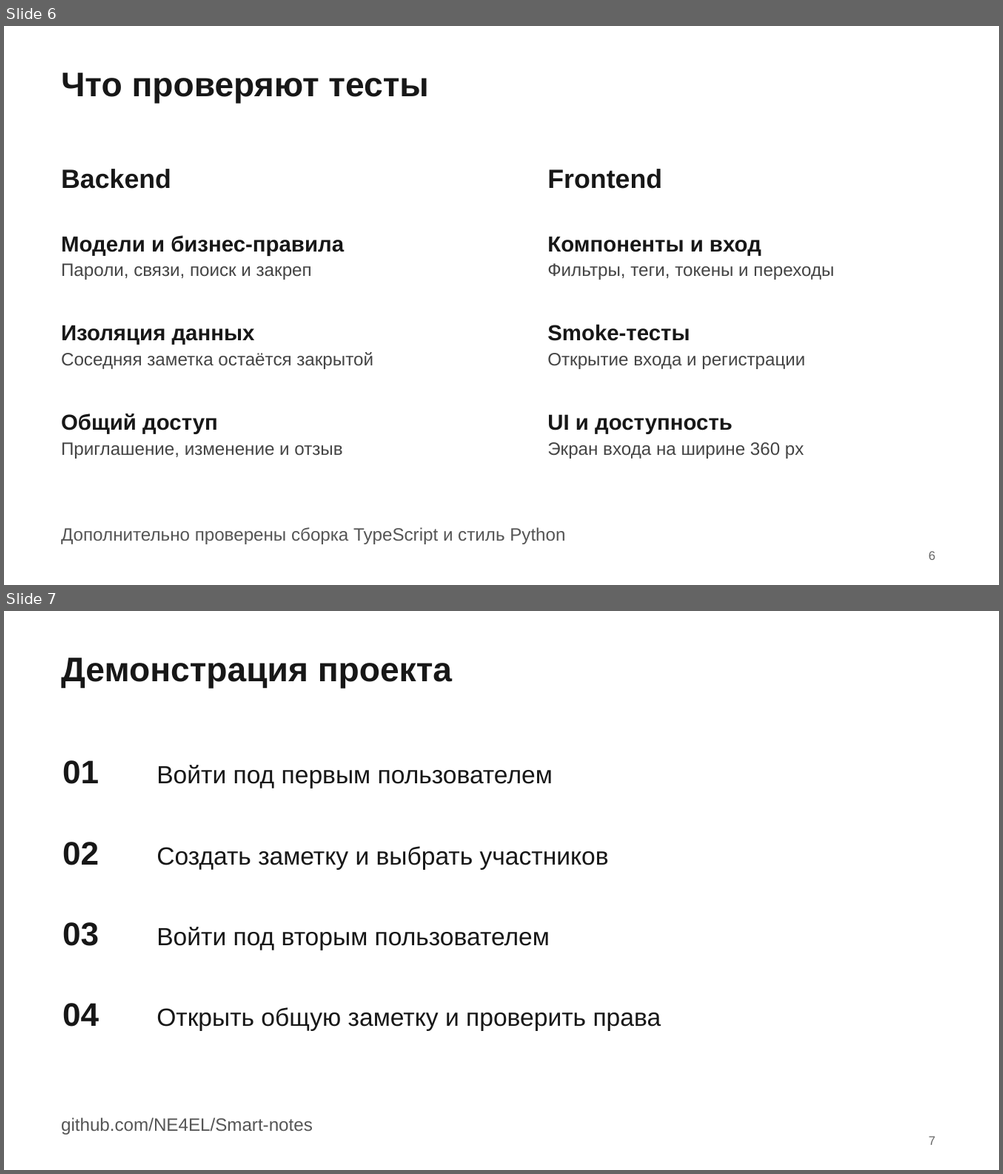
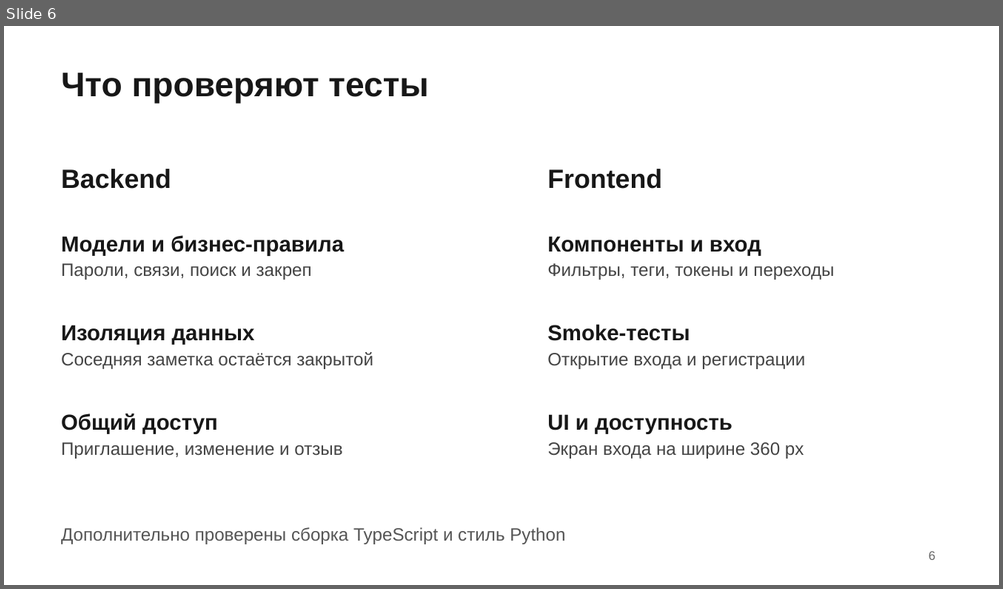
Before and after one commit to NE4EL/Smart-notes, a slide deck: output/presentations/Smart_Notes_Project_Shared_Notes_v2.pptx. Shown one above the other, each under a label of ours: slides 6 and 7 before the commit, slide 6 after it. The pictures are 1003x1174 and 1003x589 pixels, drawn with LibreOffice and Linux fonts; fonts in the diff are those of the drawing. Boxes give left, top, right and bottom in pixels: in the first picture for what was removed or moved away, otherwise in the second. Text is boxed around its words. In the diff, an @@ line names an element or a change of style, - is before the commit and + after.

```diff
--- a/output/presentations/Smart_Notes_Project_Shared_Notes_v2.pptx
+++ b/output/presentations/Smart_Notes_Project_Shared_Notes_v2.pptx
@@ slide 7 removed at [4, 611, 999, 1170], background #FFFFFF @@
@@ text removed at [61, 658, 452, 688] @@
-Демонстрация проекта
@@ text removed at [62, 760, 99, 784] @@
-01
@@ text removed at [156, 765, 552, 789] @@
-Войти под первым пользователем
@@ text removed at [62, 842, 99, 866] @@
-02
@@ text removed at [156, 846, 609, 870] @@
-Создать заметку и выбрать участников
@@ text removed at [62, 923, 99, 946] @@
-03
@@ text removed at [156, 927, 549, 951] @@
-Войти под вторым пользователем
@@ text removed at [62, 1003, 99, 1027] @@
-04
@@ text removed at [156, 1008, 661, 1031] @@
-Открыть общую заметку и проверить права
@@ text removed at [61, 1118, 313, 1135] @@
-github.com/NE4EL/Smart-notes
@@ text removed at [928, 1136, 935, 1145] @@
-7
```
Also in this commit, not shown: 2 slides changed, 1 slide added.
